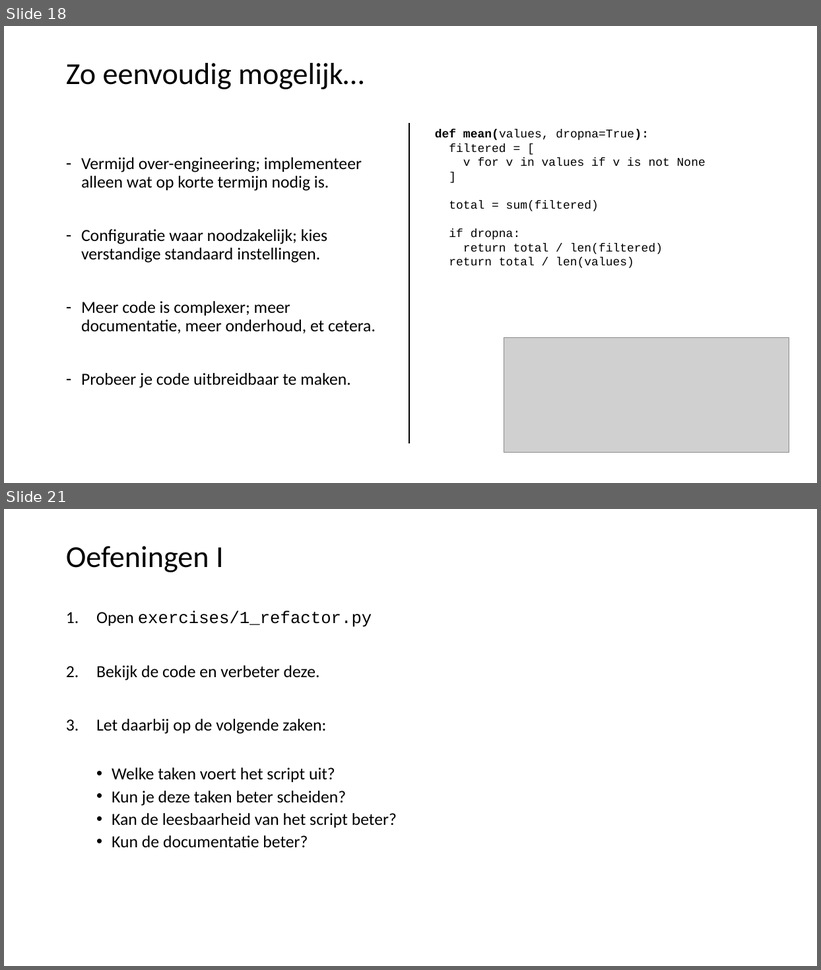
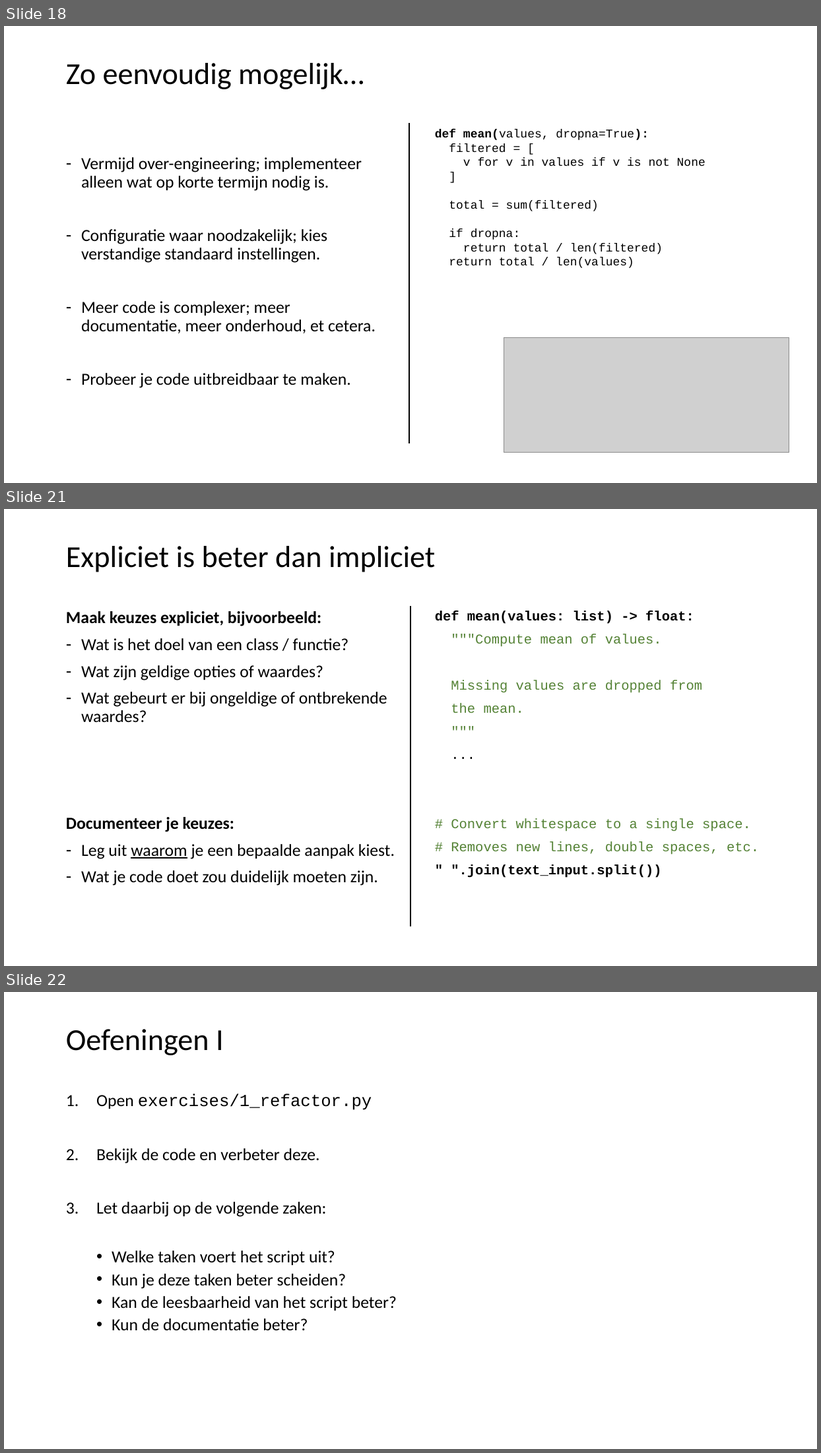
Before and after one commit to LFKoning/knowledge-sharing, a slide deck: python_trainees/2_production_code/python_traineeship_2.pptx. Shown one above the other, each under a label of ours: slides 18 and 21 before the commit, slides 18, 21 and 22 after it; the slides between them are not shown. The pictures are 821x970 and 821x1453 pixels, drawn with LibreOffice and Linux fonts; fonts in the diff are those of the drawing; grey boxes stand for pictures. Boxes give left, top, right and bottom in pixels: in the first picture for what was removed or moved away, otherwise in the second. Text is boxed around its words. In the diff, an @@ line names an element or a change of style, - is before the commit and + after.

```diff
--- a/python_trainees/2_production_code/python_traineeship_2.pptx
+++ b/python_trainees/2_production_code/python_traineeship_2.pptx
@@ slide 21 added at bbox=[4, 509, 817, 966], background #FFFFFF @@
@@ title added at bbox=[66, 546, 435, 572], 36 pt, text #000000 @@
+Expliciet is beter dan impliciet
@@ line added from (411, 606) to (411, 927), #000000 1.5 pt @@
@@ text added at bbox=[66, 611, 395, 886], 20 pt, text #000000 @@
+Maak keuzes expliciet, bijvoorbeeld:
+– Wat is het doel van een class / functie?
+– Wat zijn geldige opties of waardes?
+– Wat gebeurt er bij ongeldige of ontbrekende waardes?
+Documenteer je keuzes:
+– Leg uit waarom je een bepaalde aanpak kiest.
+– Wat je code doet zou duidelijk moeten zijn.
@@ text added at bbox=[435, 611, 759, 878], 16 pt, text #548235 @@
+def mean(values: list) -> float:
+"""Compute mean of values.
+Missing values are dropped from
+the mean.
+"""
+...
+# Convert whitespace to a single space.
+# Removes new lines, double spaces, etc.
+" ".join(text_input.split())
@@ what was slide 21 is now slide 22 @@
```
Also in this commit, not shown: 2 slides changed, 5 other files.
